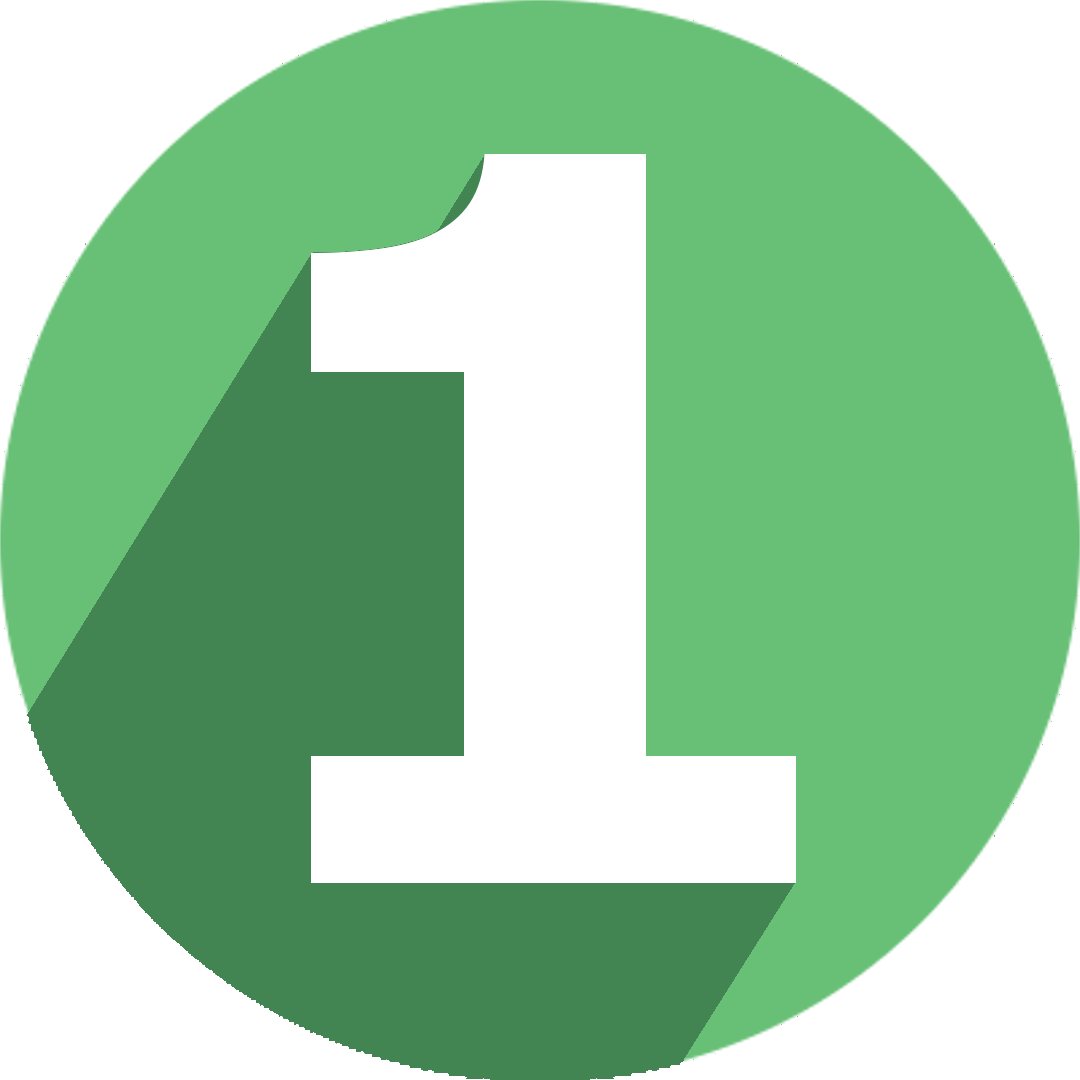
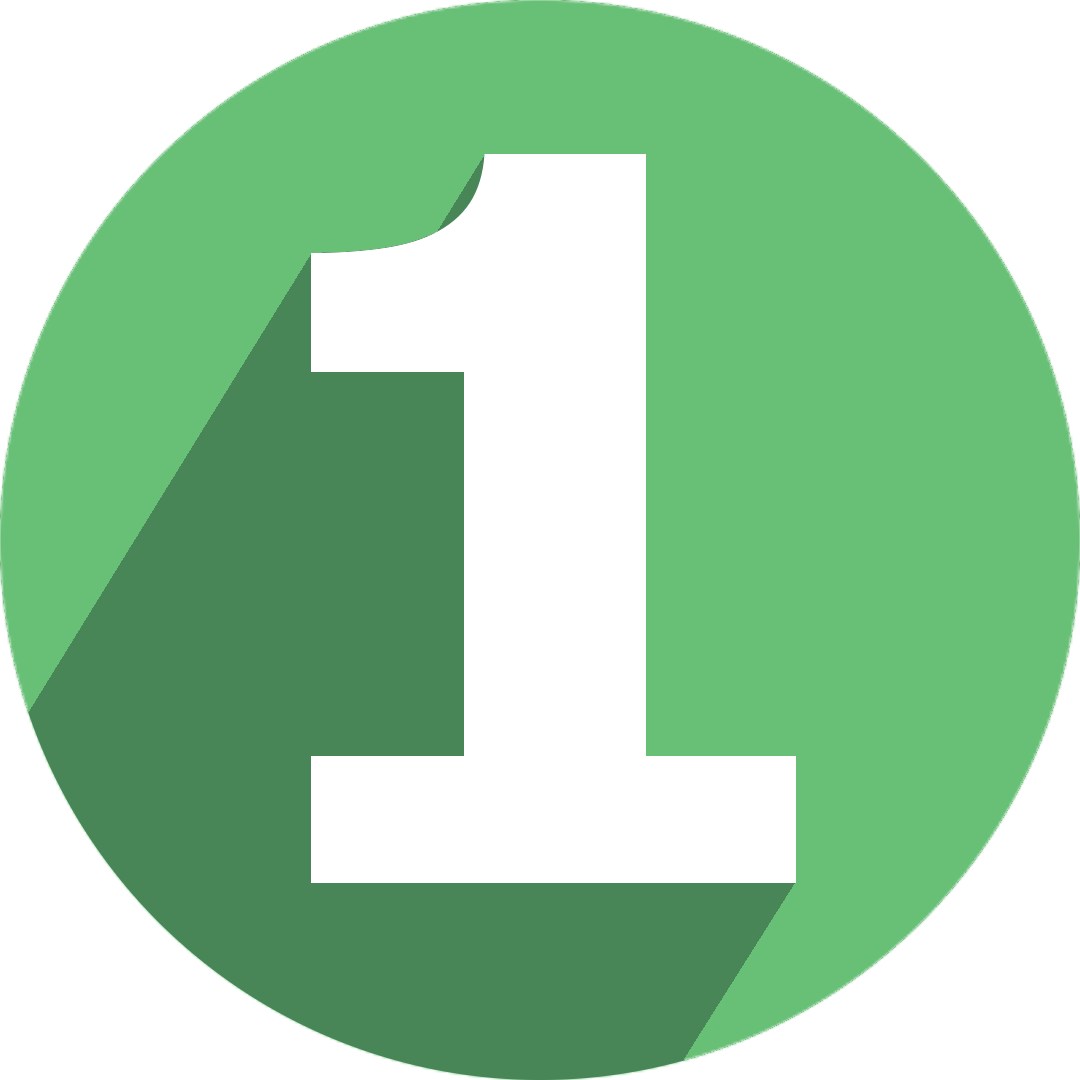
Comparing the layer stacks of the two 1080 x 1080 images. Changes:
painted on "Shadow" over box(0, 0, 1080, 1080)
